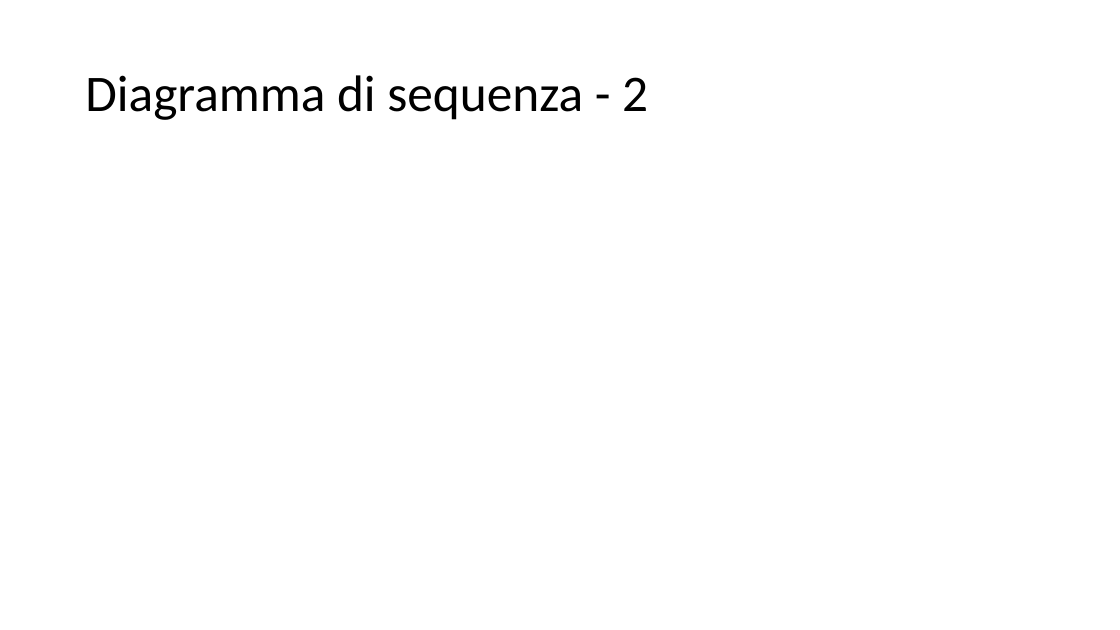
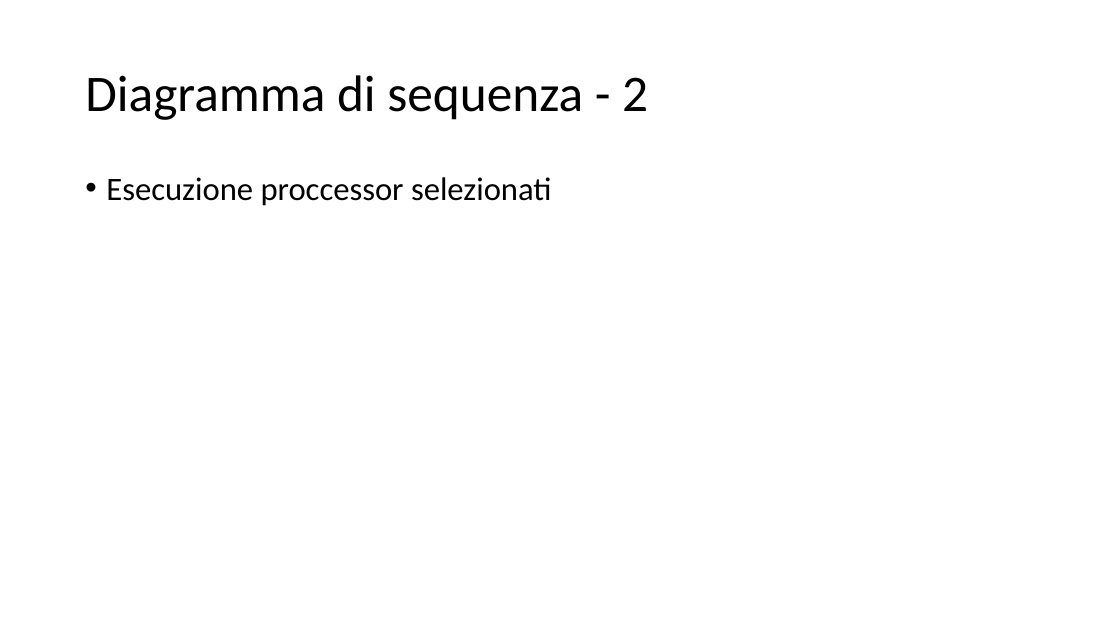
Before and after one commit to Italiaracerx/progettoSWE, a slide deck: slide 11 of Presentazioni/Presentazioni PB/Presentazione PB.pptx. Drawn at 1120x630 pixels with LibreOffice and Linux fonts; fonts in the diff are those of the drawing. Boxes give left, top, right and bottom in pixels: in the first picture for what was removed or moved away, otherwise in the second. Text is boxed around its words. In the diff, an @@ line names an element or a change of style, - is before the commit and + after.

```diff
--- a/Presentazioni/Presentazioni PB/Presentazione PB.pptx
+++ b/Presentazioni/Presentazioni PB/Presentazione PB.pptx
@@ text added at (106, 177, 552, 206), 28 pt, text #000000 @@
+• Esecuzione proccessor selezionati
```
Also in this commit, not shown: 7 other slides changed, 2 slides added, 2 slides removed.
